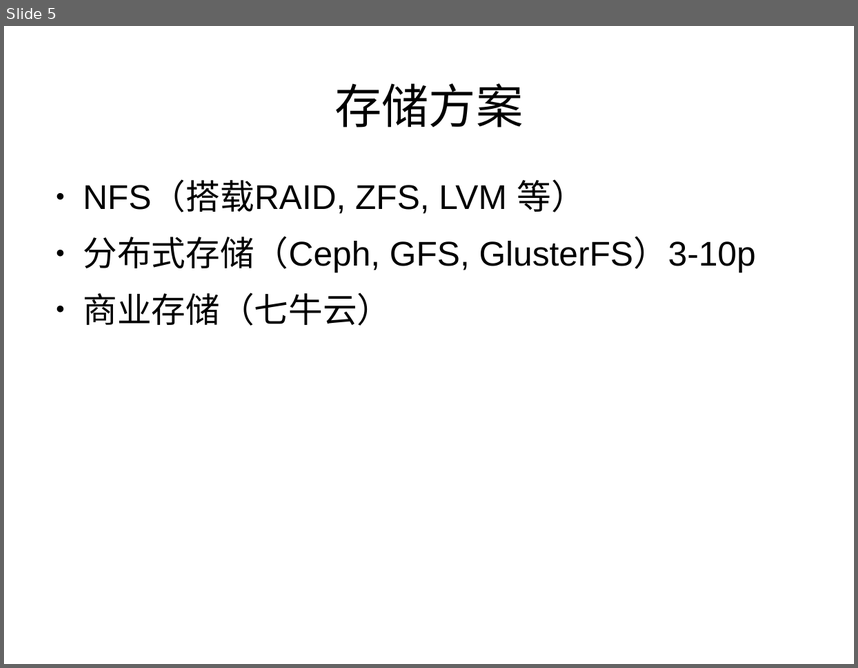
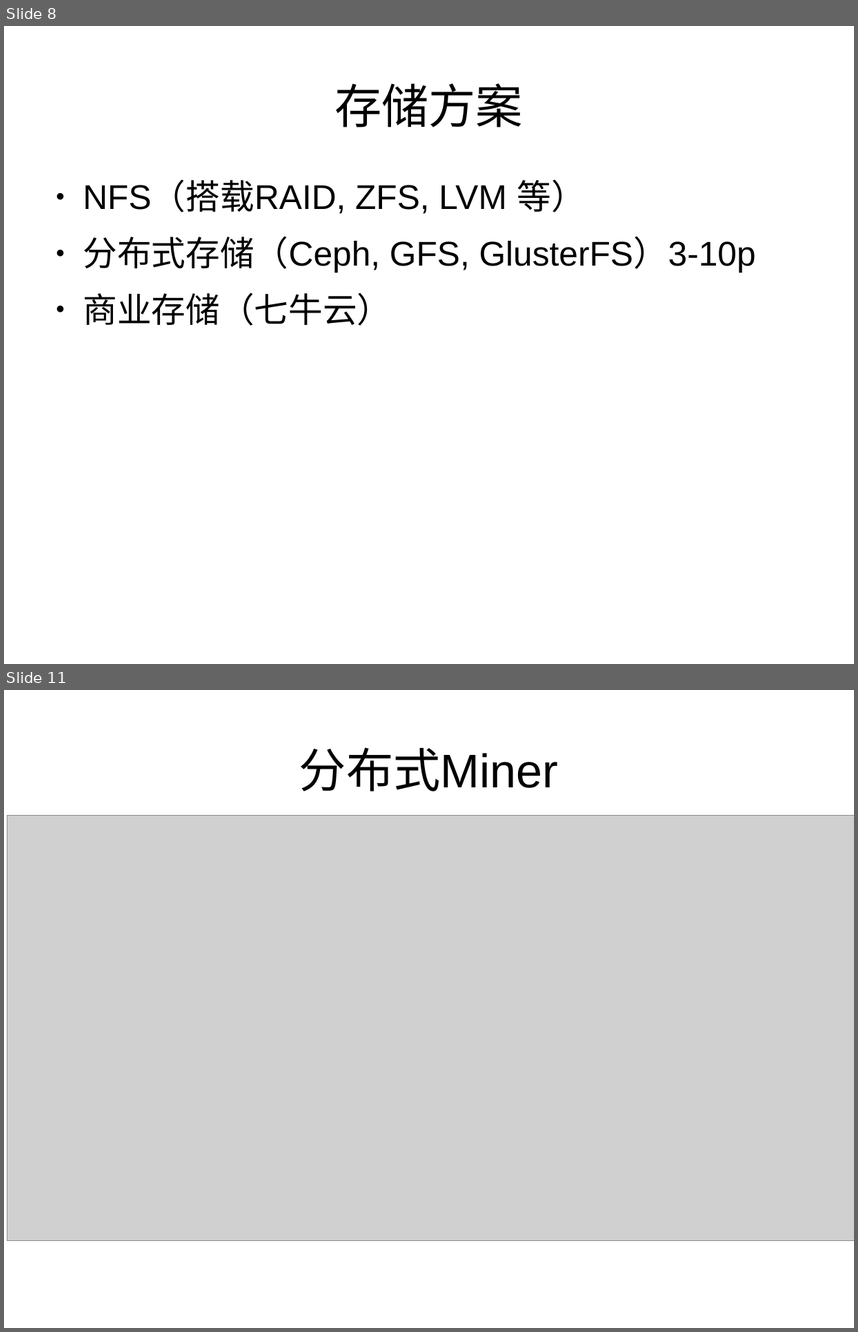
Before and after one commit to xingzjx/blockchain, a slide deck: filecoin/filecoin_share.pptx. Shown one above the other, each under a label of ours: slide 5 before the commit, slides 8 and 11 after it; the slides between them are not shown. The pictures are 858x668 and 858x1332 pixels, drawn with LibreOffice and Linux fonts; fonts in the diff are those of the drawing; grey boxes stand for pictures; background and template pictures are left out. Boxes give left, top, right and bottom in pixels: in the first picture for what was removed or moved away, otherwise in the second. Text is boxed around its words. In the diff, an @@ line names an element or a change of style, - is before the commit and + after.

```diff
--- a/filecoin/filecoin_share.pptx
+++ b/filecoin/filecoin_share.pptx
@@ slide 11 added at <box>4,690,854,1328</box>, background #FFFFFF @@
@@ text added at <box>299,747,559,791</box>, 44 pt, text #000000 @@
+分布式Miner
@@ picture added at <box>7,816,854,1241</box> @@
@@ what was slide 5 is now slide 8 @@
```
Also in this commit, not shown: 5 slides changed, 5 other slides added.
